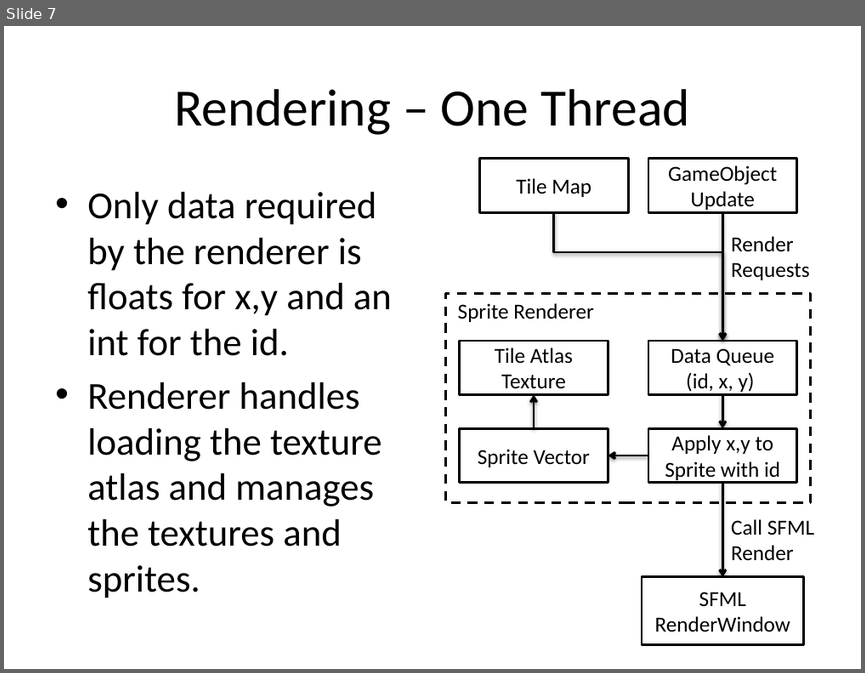
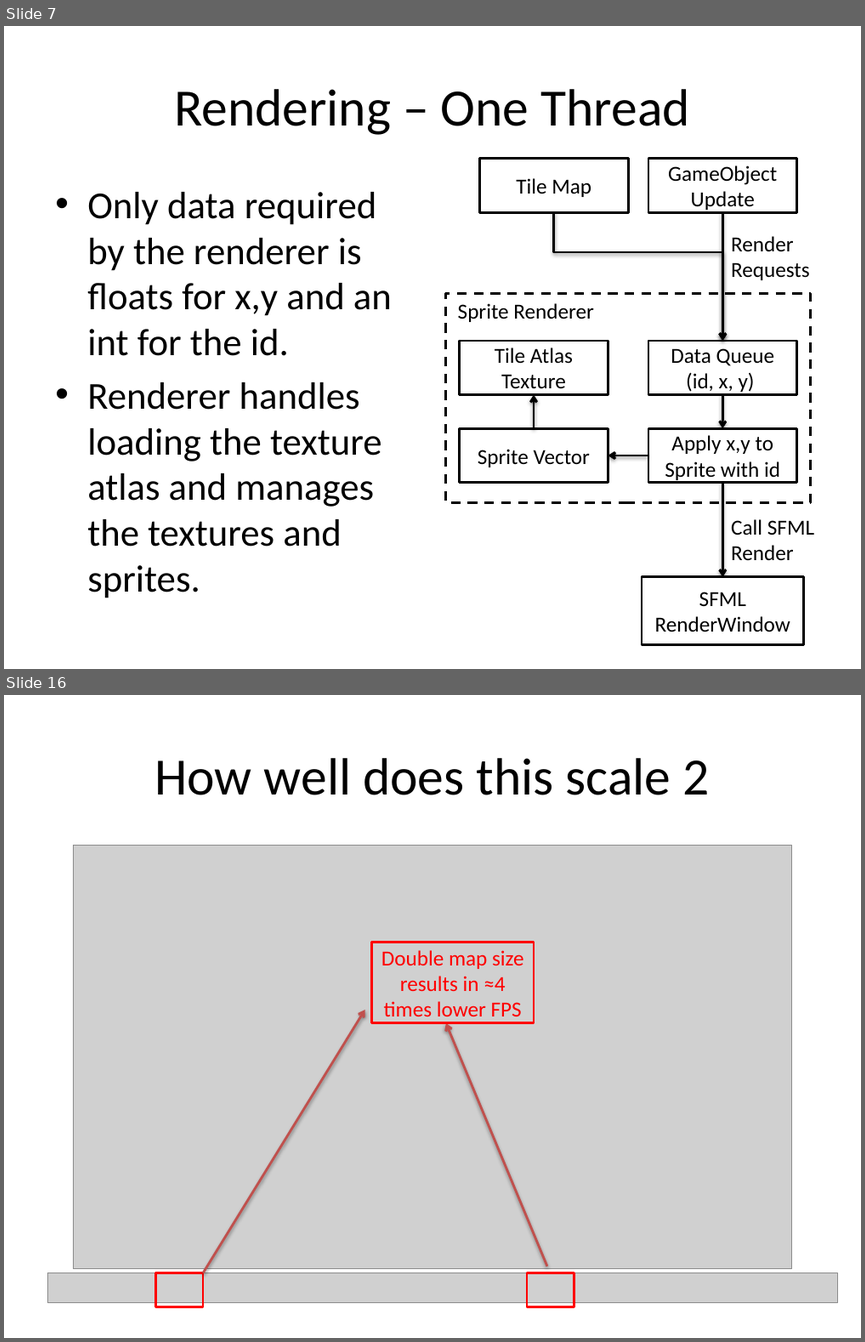
Before and after one commit to jammy2232/CMP202, a slide deck: documentation/CMP202 – Data and Algorithms 2.pptx. Shown one above the other, each under a label of ours: slide 7 before the commit, slides 7 and 16 after it; the slides between them are not shown. The pictures are 865x673 and 865x1342 pixels, drawn with LibreOffice and Linux fonts; fonts in the diff are those of the drawing; grey boxes stand for pictures. Boxes give left, top, right and bottom in pixels: in the first picture for what was removed or moved away, otherwise in the second. Text is boxed around its words. In the diff, an @@ line names an element or a change of style, - is before the commit and + after.

```diff
--- a/documentation/CMP202 – Data and Algorithms 2.pptx
+++ b/documentation/CMP202 – Data and Algorithms 2.pptx
@@ slide 16 added at bbox=[4, 695, 861, 1338], background #FFFFFF @@
@@ title added at bbox=[154, 758, 709, 795], 44 pt, text #000000 @@
+How well does this scale 2
@@ picture added at bbox=[74, 845, 791, 1268] @@
@@ rectangle added at bbox=[371, 941, 534, 1022], outline #FF0000 2 pt, 18 pt, text #FF0000 @@
+Double map size results in ≈4 times lower FPS
@@ arrow added from (203, 1272) to (364, 1009), #C0504D 2 pt @@
@@ arrow added from (547, 1265) to (446, 1023), #C0504D 2 pt @@
@@ picture added at bbox=[47, 1272, 837, 1303] @@
@@ rectangle added at bbox=[155, 1272, 203, 1306], outline #FF0000 2 pt @@
@@ rectangle added at bbox=[527, 1272, 574, 1306], outline #FF0000 2 pt @@
```
Also in this commit, not shown: 5 slides changed, 6 other slides added, 20 other files.
